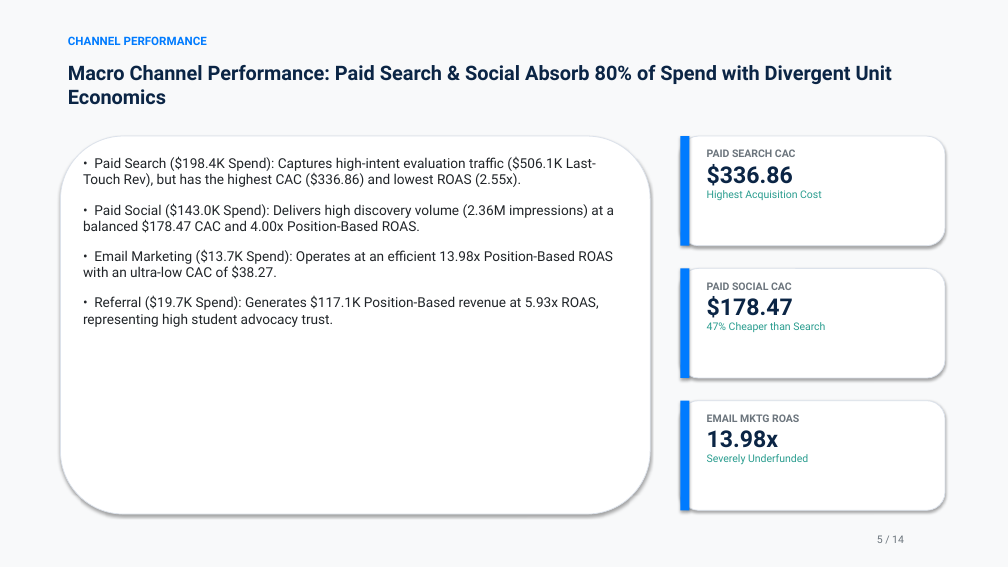
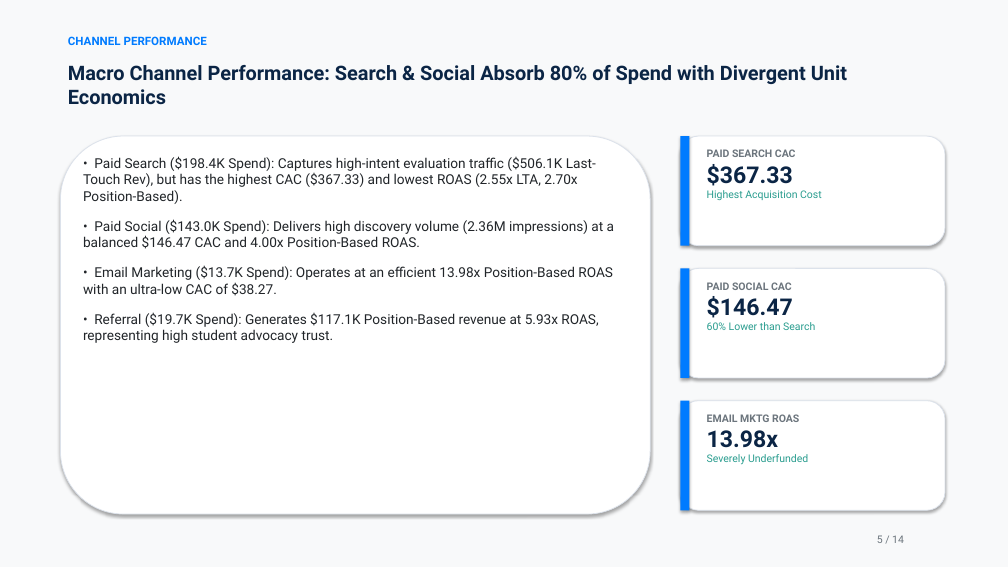
Before and after one commit to JNikhil11/grito-marketing-attribution-analytics, a slide deck: slide 5 of presentation/Grito_Attribution_Deck.pptx. Drawn at 1008x567 pixels with LibreOffice and Linux fonts; fonts in the diff are those of the drawing. Boxes give left, top, right and bottom in pixels: in the first picture for what was removed or moved away, otherwise in the second. Text is boxed around its words. In the diff, an @@ line names an element or a change of style, - is before the commit and + after.

```diff
--- a/presentation/Grito_Attribution_Deck.pptx
+++ b/presentation/Grito_Attribution_Deck.pptx
@@ text at [68,65,847,105]: text changed @@
-Macro Channel Performance: Paid Search & Social Absorb 80% of Spend with Divergent Unit Economics
+Macro Channel Performance: Search & Social Absorb 80% of Spend with Divergent Unit Economics
@@ text at [83,156,614,249]: text changed @@
-• Paid Search ($198.4K Spend): Captures high-intent evaluation traffic ($506.1K Last-Touch Rev), but has the highest CAC ($336.86) and lowest ROAS (2.55x).
-• Paid Social ($143.0K Spend): Delivers high discovery volume (2.36M impressions) at a balanced $178.47 CAC and 4.00x Position-Based ROAS.
+• Paid Search ($198.4K Spend): Captures high-intent evaluation traffic ($506.1K Last-Touch Rev), but has the highest CAC ($367.33) and lowest ROAS (2.55x LTA, 2.70x Position-Based).
+• Paid Social ($143.0K Spend): Delivers high discovery volume (2.36M impressions) at a balanced $146.47 CAC and 4.00x Position-Based ROAS.
@@ text at [707,164,793,186]: text changed @@
-$336.86
+$367.33
@@ text at [707,296,815,330]: text changed @@
-$178.47
-47% Cheaper than Search
+$146.47
+60% Lower than Search
```
Also in this commit, not shown: 12 other slides changed, 32 other files.
